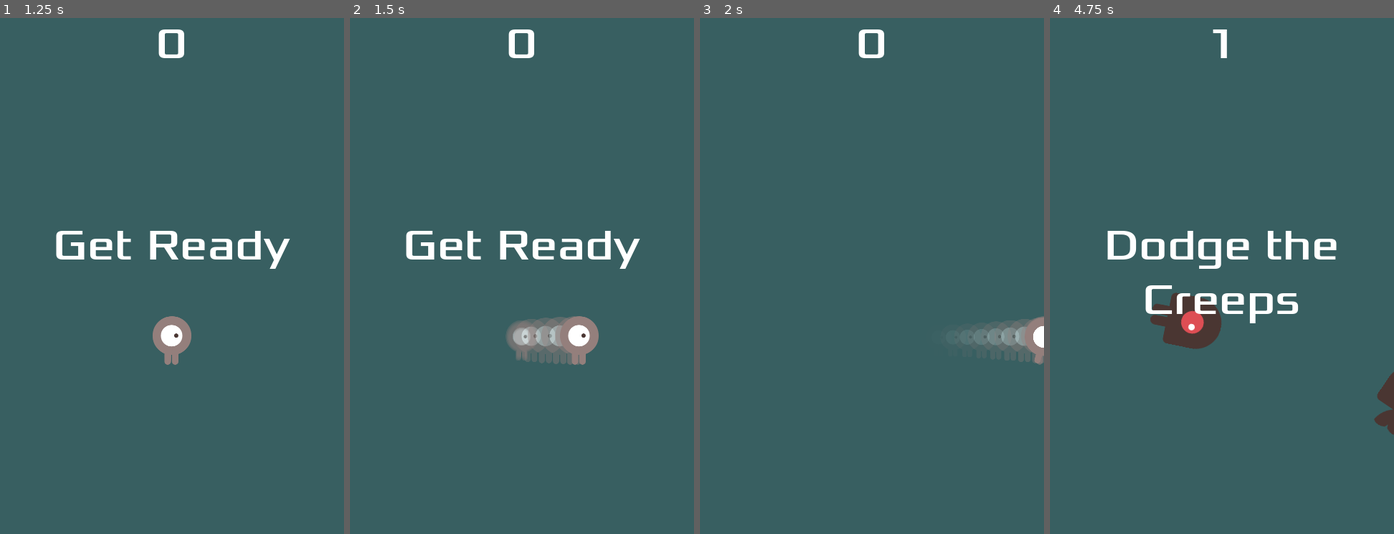
Above: before the commit, frames 1-4 (left to right).
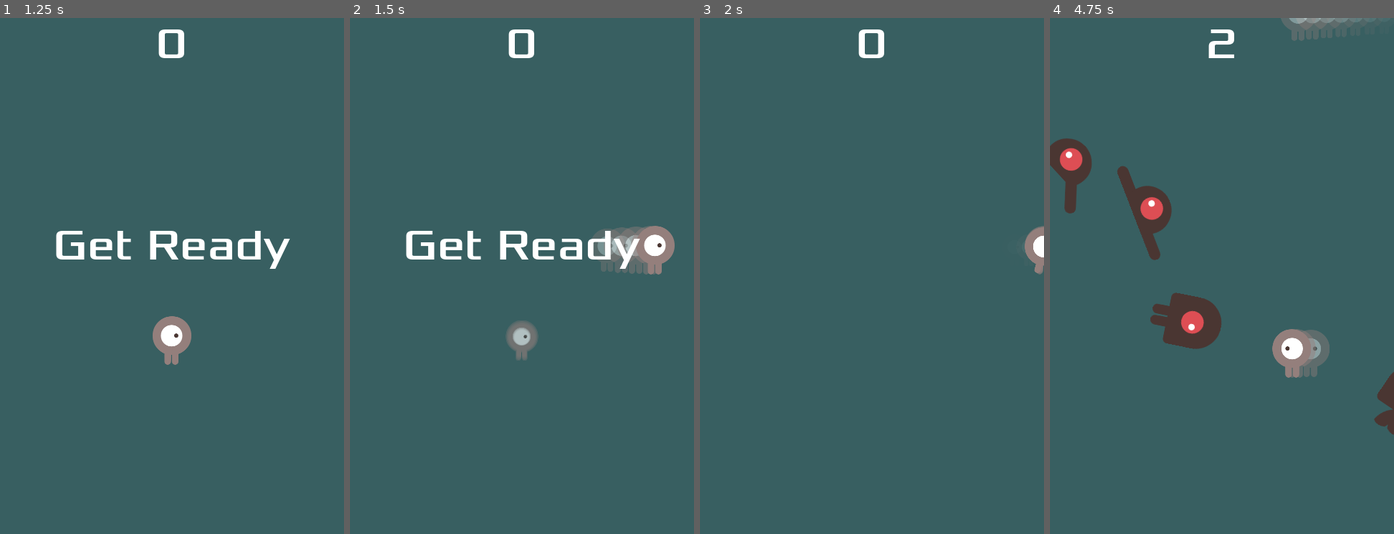
Above: after the commit, the same moments.

Repository: itcOnlineGaming/-GA_2026_Josh_Dylan
Game: Godot game, scene res://main.tscn
The game is run twice, just before and just after one commit, with the same random seed, the same clock (stepped at 60 frames per second) and the same inputs.
Inputs (mouse positions are in pixels of both pictures, inside the frame that each line leads up to):
- Up to frame 1 (1.25 s): click "Start" at 0.5 s
- Up to frame 2 (1.5 s): tap Enter at 1.25 s; move the mouse to (597, 250) at 1.27 s; hold D (move_right) from 1.28 s (still down); hold Space (Teleport, bound only after the commit) from 1.28 s (still down); click (597, 250) at 1.42 s
- Up to frame 3 (2 s): keep holding D (move_right); keep holding Space (Teleport, bound only after the commit)
- Up to frame 4 (4.75 s): move the mouse to (1153, 301) at 2.02 s; release D (move_right) at 2.03 s; release Space (Teleport, bound only after the commit) at 2.03 s; hold S (move_down) 2.03-2.78 s; tap Space (Teleport, bound only after the commit) at 2.1, 3.6 s; click (1153, 301) at 2.17 s; move the mouse to (1256, 162) at 2.77 s; hold D (move_right) 2.78-3.53 s; hold Space (Teleport, bound only after the commit) 2.78-3.53 s; click (1256, 162) at 2.92 s; move the mouse to (1204, 379) at 3.52 s; hold W (move_up) 3.53-4.28 s; click (1204, 379) at 3.67 s; move the mouse to (1325, 353) at 4.27 s; hold A (move_left) from 4.28 s (still down); hold Space (Teleport, bound only after the commit) from 4.28 s (still down); click (1325, 353) at 4.42 s

Frame 1 is identical in both runs. In frame 2, 3.2% of the frame differs, in the area x 50-95%, y 40-68%; in frame 3, 1.6%; in frame 4, 6.7%, in the area x 0-95%, y 0-70%.

Commit message:
teleport function added

Diff:
--- a/JointProj/player.gd
+++ b/JointProj/player.gd
@@ -1,6 +1,9 @@
 extends Area2D
 
 signal hit
+
+@export var teleport_cooldown_time := 100 # seconds
+var teleport_timer := 0
 
 @export var speed = 400 # How fast the player will move (pixels/sec).
 var screen_size # Size of the game window.
@@ -9,8 +12,16 @@
 	screen_size = get_viewport_rect().size
 	hide()
 
+func _input(event):
+	if event is InputEventMouseButton:
+		print("Mouse Click/Unclick at: ", event.position)
+	elif event is InputEventMouseMotion:
+		print("Mouse Motion at: ", event.position)
 
 func _process(delta):
+	if teleport_timer > 0:
+		teleport_timer -= delta
+
 	var velocity = Vector2.ZERO # The player's movement vector.
 	if Input.is_action_pressed(&"move_right"):
 		velocity.x += 1
@@ -20,6 +31,12 @@
 		velocity.y += 1
 	if Input.is_action_pressed(&"move_up"):
 		velocity.y -= 1
+	if Input.is_action_pressed(&"Teleport"):
+		if teleport_timer == 0:
+			position = get_global_mouse_position()
+			teleport_timer = teleport_cooldown_time
+
+	print(teleport_timer)
 
 	if velocity.length() > 0:
 		velocity = velocity.normalized() * speed
--- a/JointProj/project.godot
+++ b/JointProj/project.godot
@@ -70,6 +70,11 @@
 , Object(InputEventKey,"resource_local_to_scene":false,"resource_name":"","device":0,"window_id":0,"alt_pressed":false,"shift_pressed":false,"ctrl_pressed":false,"meta_pressed":false,"pressed":false,"keycode":0,"physical_keycode":32,"key_label":0,"unicode":0,"location":0,"echo":false,"script":null)
 ]
 }
+Teleport={
+"deadzone": 0.2,
+"events": [Object(InputEventKey,"resource_local_to_scene":false,"resource_name":"","device":-1,"window_id":0,"alt_pressed":false,"shift_pressed":false,"ctrl_pressed":false,"meta_pressed":false,"pressed":false,"keycode":0,"physical_keycode":32,"key_label":0,"unicode":32,"location":0,"echo":false,"script":null)
+]
+}
 
 [rendering]
 
